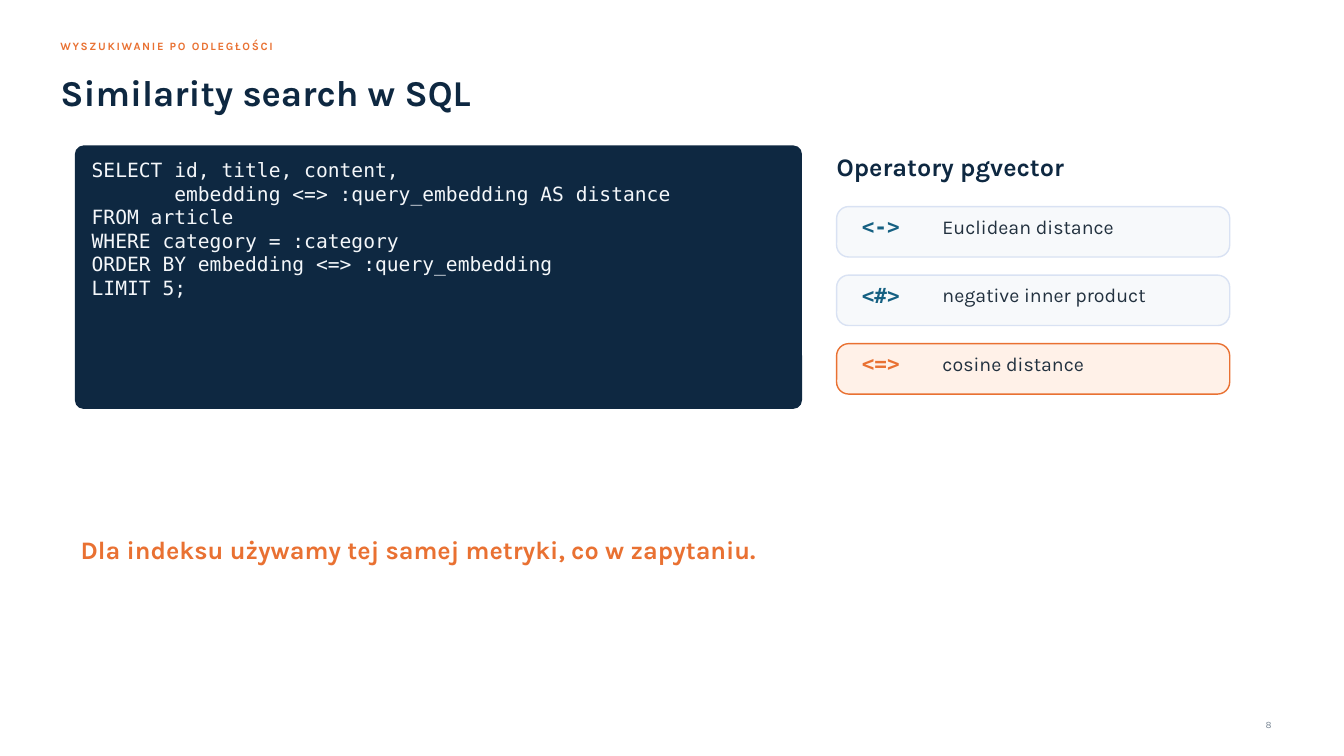
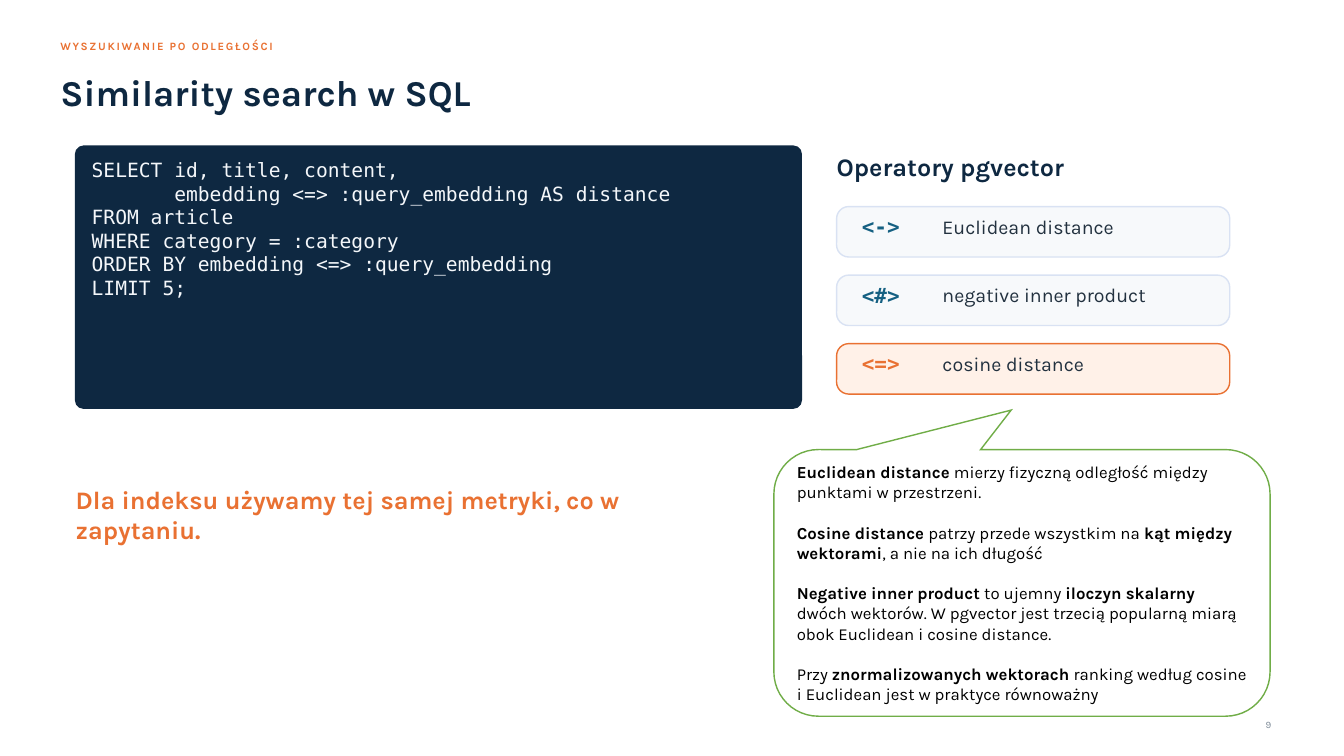
Before and after one commit to toudidel/semantic-search-demo, a slide deck: slide 9 of semantic-search.pptx (slide 8 before the commit). Drawn at 1344x756 pixels with LibreOffice and Linux fonts; fonts in the diff are those of the drawing. Boxes give left, top, right and bottom in pixels: in the first picture for what was removed or moved away, otherwise in the second. Text is boxed around its words. In the diff, an @@ line names an element or a change of style, - is before the commit and + after.

```diff
--- a/semantic-search.pptx
+++ b/semantic-search.pptx
@@ rounded speech box added at <box>774,450,1270,716</box>, fill #FFFFFF, outline #70AD47 1 pt, 12 pt, text #000000 @@
+Euclidean distance mierzy fizyczną odległość między punktami w przestrzeni.
+Cosine distance patrzy przede wszystkim na kąt między wektorami, a nie na ich długość
+Negative inner product to ujemny iloczyn skalarny dwóch wektorów. W pgvector jest trzecią popularną miarą obok Euclidean i cosine distance.
+Przy znormalizowanych wektorach ranking według cosine i Euclidean jest w praktyce równoważny
@@ text "Dla indeksu używamy tej samej ..." rewrapped from <box>81,540,756,565</box> to <box>76,490,619,546</box> @@
```
Also in this commit, not shown: 12 other slides changed, 1 slide added, 1 slide removed.
